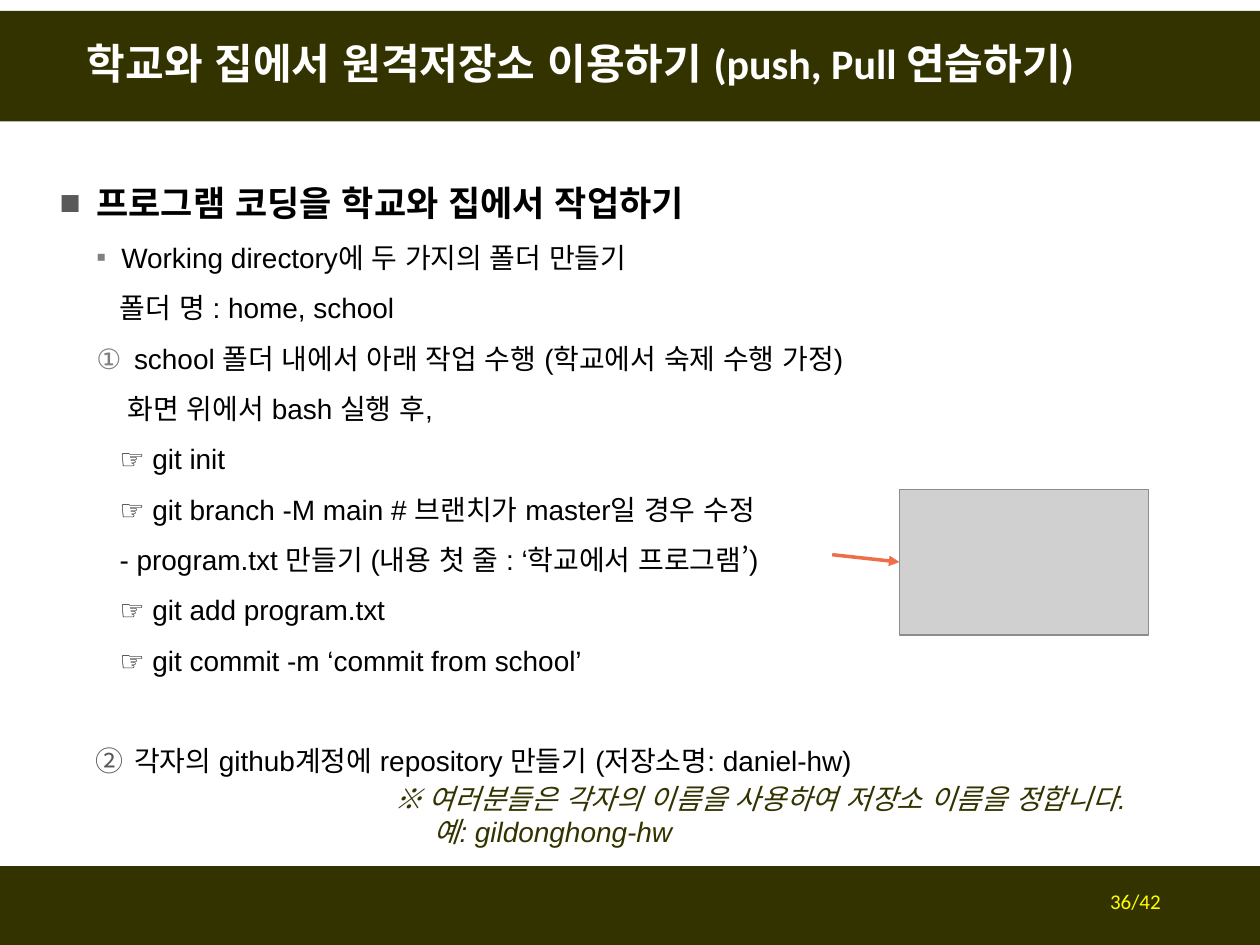
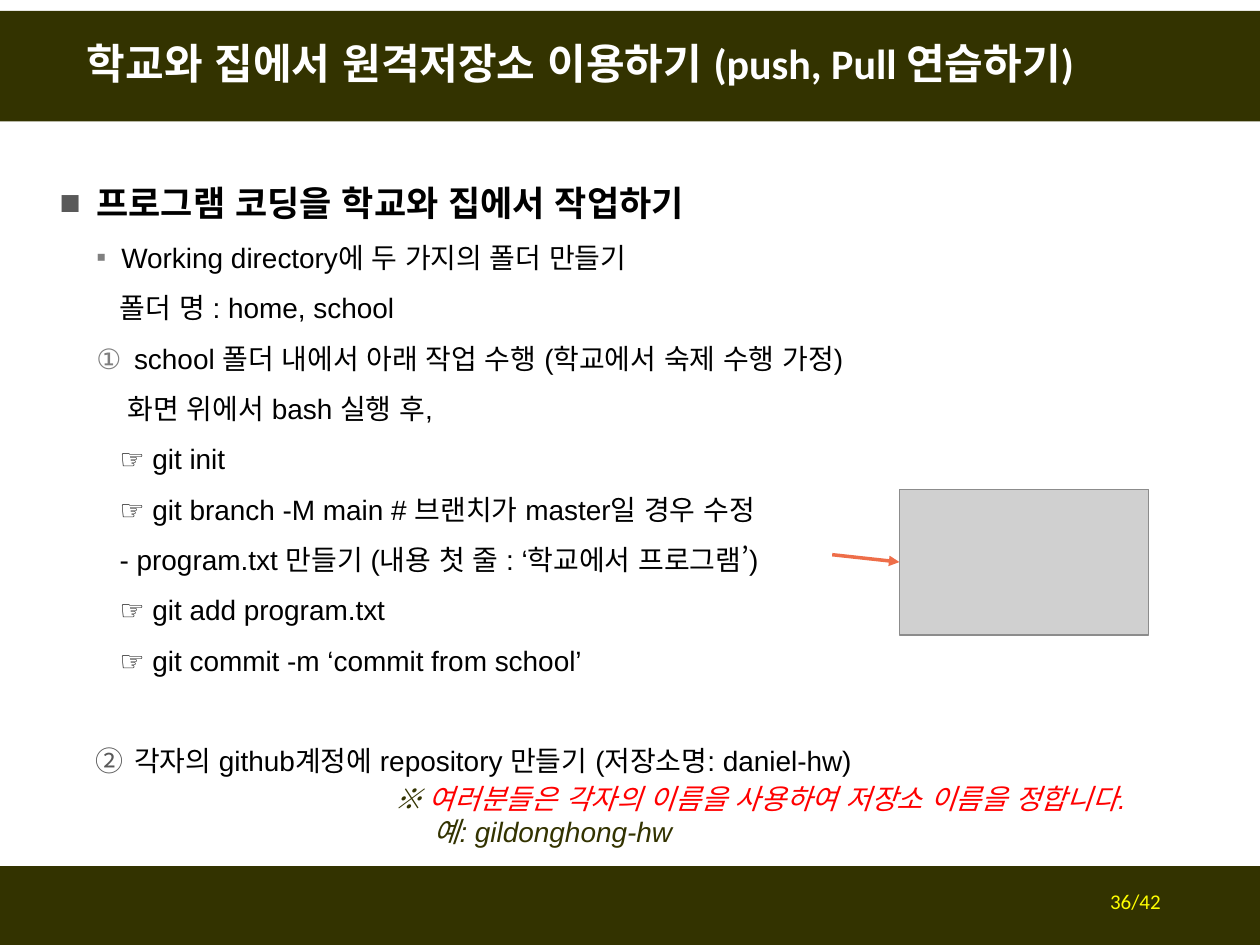
Before and after one commit to fasthill/github-lecture, a slide deck: slide 36 of git및github첫걸음2-원격저장소만들기 (1).pptx. Drawn at 1260x945 pixels with LibreOffice and Linux fonts; fonts in the diff are those of the drawing; grey boxes stand for pictures. Boxes give left, top, right and bottom in pixels: in the first picture for what was removed or moved away, otherwise in the second. Text is boxed around its words. In the diff, an @@ line names an element or a change of style, - is before the commit and + after.

```diff
--- a/git및github첫걸음2-원격저장소만들기 (1).pptx
+++ b/git및github첫걸음2-원격저장소만들기 (1).pptx
@@ text at (x1=429, y1=785, x2=1118, y2=812): text colour #333300 to #FF0000 in "여러분들은 각자의 이름을 사용하여 저장소 이름을 정합니다." @@
```
Also in this commit, not shown: 4 other slides changed.
